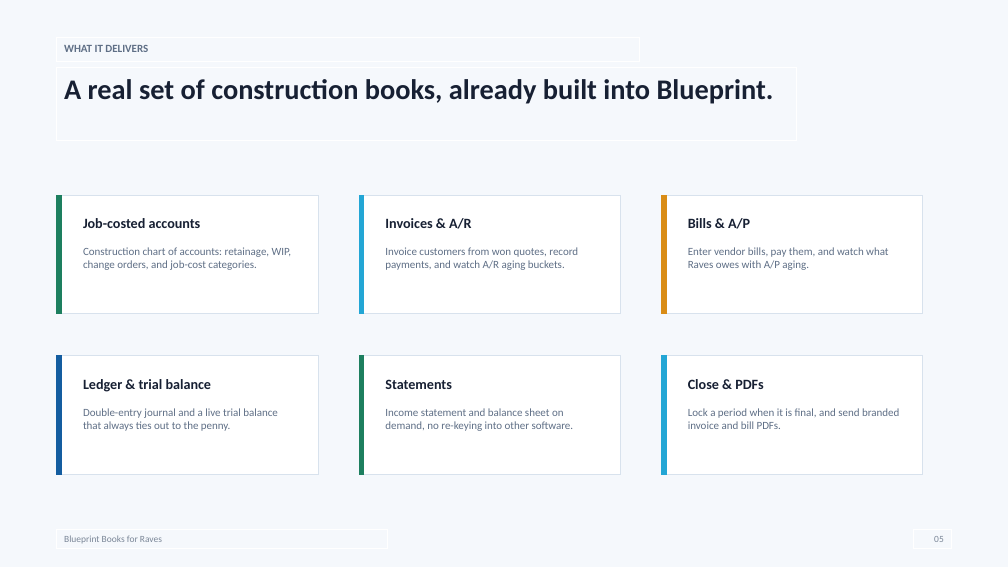
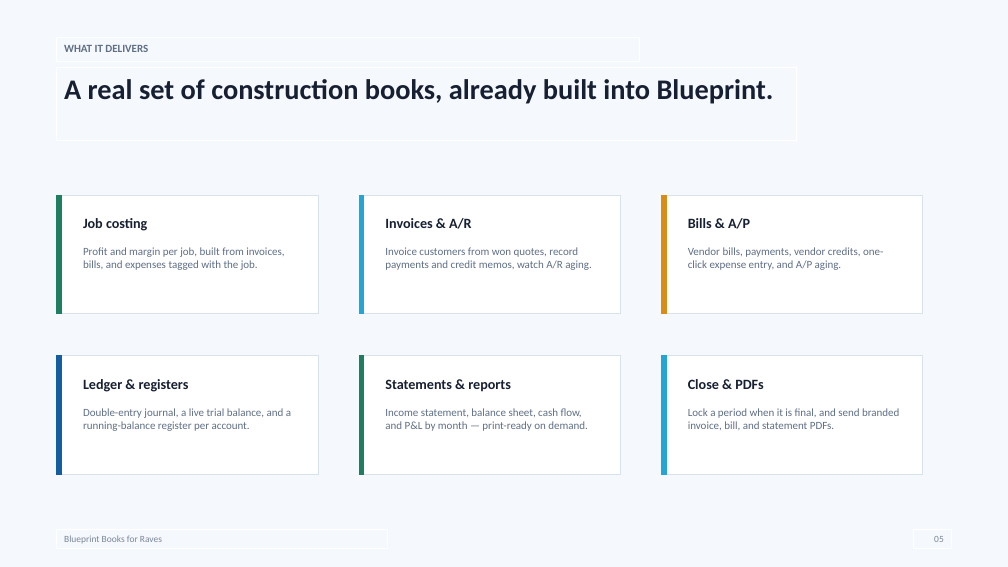
Before and after one commit to skiddo-dev/Blueprint, a slide deck: slide 5 of docs/Blueprint Books Pitch Deck - Raves.pptx. Drawn at 1008x567 pixels with LibreOffice and Linux fonts; fonts in the diff are those of the drawing. Boxes give left, top, right and bottom in pixels: in the first picture for what was removed or moved away, otherwise in the second. Text is boxed around its words. In the diff, an @@ line names an element or a change of style, - is before the commit and + after.

```diff
--- a/docs/Blueprint Books Pitch Deck - Raves.pptx
+++ b/docs/Blueprint Books Pitch Deck - Raves.pptx
@@ text in rectangle at (x1=83, y1=218, x2=147, y2=231): text changed @@
-Job-costed accounts
+Job costing
@@ text in rectangle at (x1=83, y1=247, x2=284, y2=270): text changed @@
-Construction chart of accounts: retainage, WIP, change orders, and job-cost categories.
+Profit and margin per job, built from invoices, bills, and expenses tagged with the job.
@@ text in rectangle at (x1=385, y1=247, x2=592, y2=270): text changed @@
-Invoice customers from won quotes, record payments, and watch A/R aging buckets.
+Invoice customers from won quotes, record payments and credit memos, watch A/R aging.
@@ text in rectangle at (x1=688, y1=247, x2=883, y2=270): text changed @@
-Enter vendor bills, pay them, and watch what Raves owes with A/P aging.
+Vendor bills, payments, vendor credits, one-click expense entry, and A/P aging.
@@ text in rectangle at (x1=83, y1=379, x2=189, y2=392): text changed @@
-Ledger & trial balance
+Ledger & registers
@@ text in rectangle at (x1=385, y1=379, x2=511, y2=392): text changed @@
-Statements
+Statements & reports
@@ text in rectangle at (x1=83, y1=408, x2=291, y2=431): text changed @@
-Double-entry journal and a live trial balance that always ties out to the penny.
+Double-entry journal, a live trial balance, and a running-balance register per account.
@@ text in rectangle at (x1=385, y1=408, x2=587, y2=431): text changed @@
-Income statement and balance sheet on demand, no re-keying into other software.
+Income statement, balance sheet, cash flow, and P&L by month — print-ready on demand.
@@ text in rectangle at (x1=688, y1=408, x2=899, y2=430): text changed @@
-Lock a period when it is final, and send branded invoice and bill PDFs.
+Lock a period when it is final, and send branded invoice, bill, and statement PDFs.
```
Also in this commit, not shown: 4 other slides changed, 1 slide added, 9 other files.
